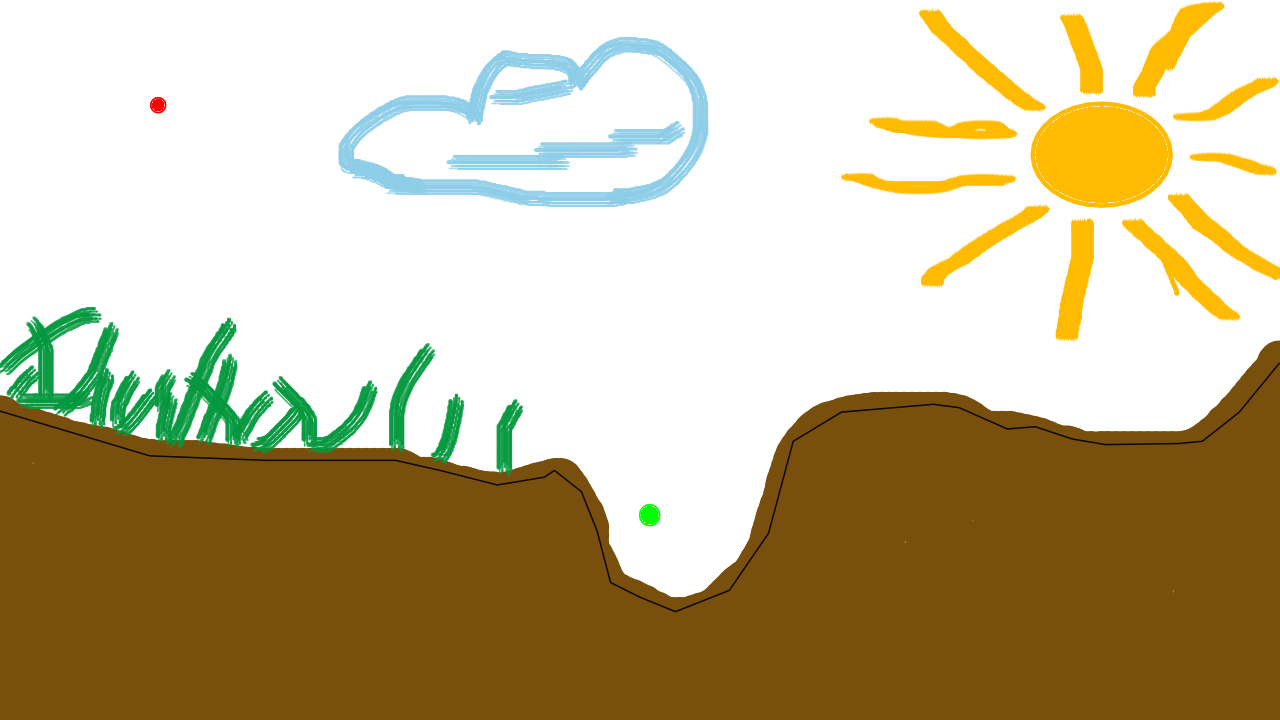
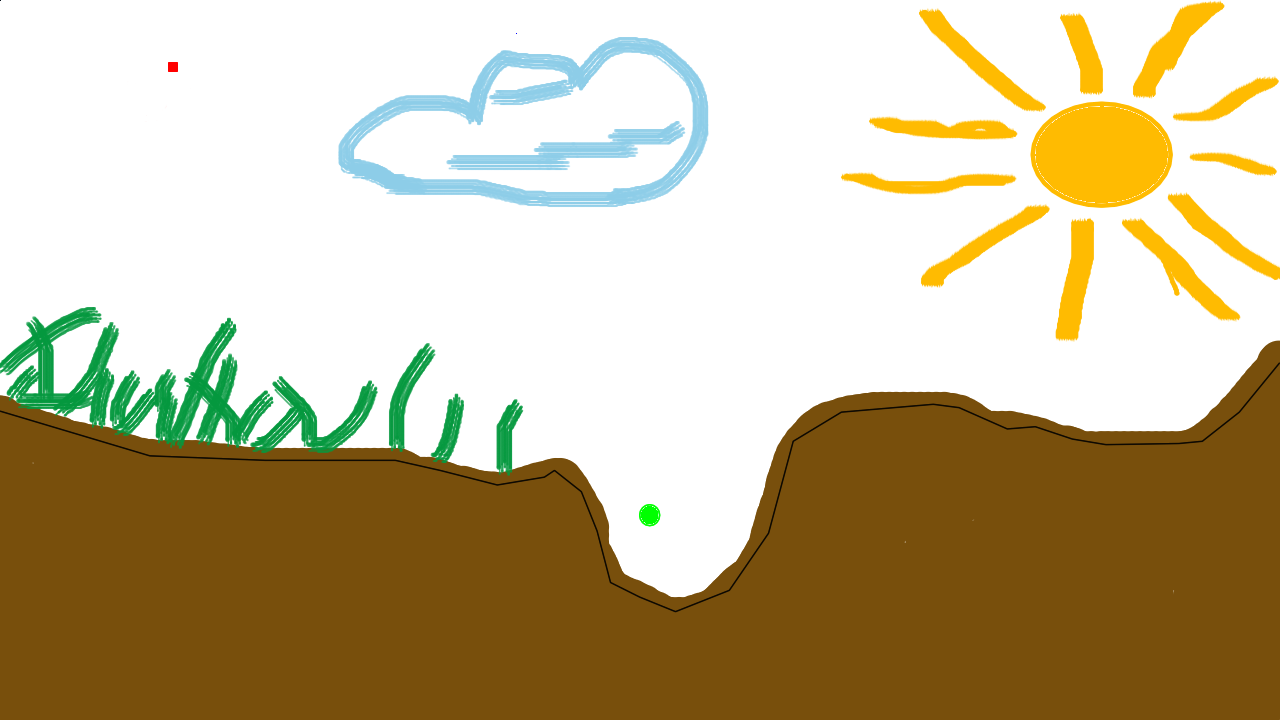
Revision of a layered 1280px x 720px image; what changed, layer by layer:
painted on "Paint Layer 2" over [left=0, top=0, right=517, bottom=122]
